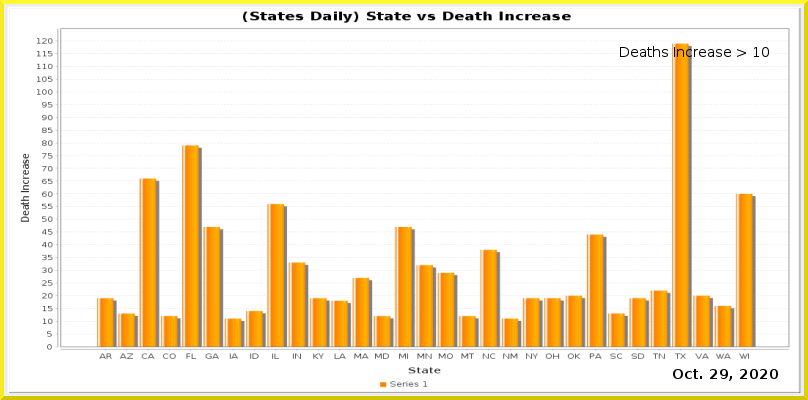
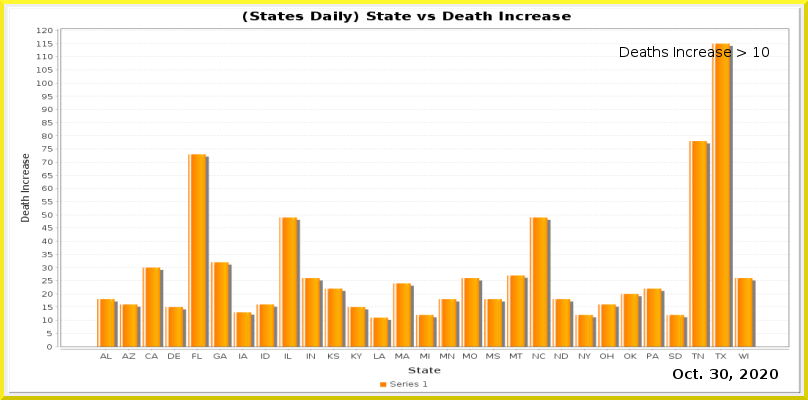
Revision of a layered (808, 400) image; what changed, layer by layer:
painted on "Current Date" over [710, 369, 728, 379]
painted on "Date_vs_TestIncrease.png" over [37, 27, 789, 359]
